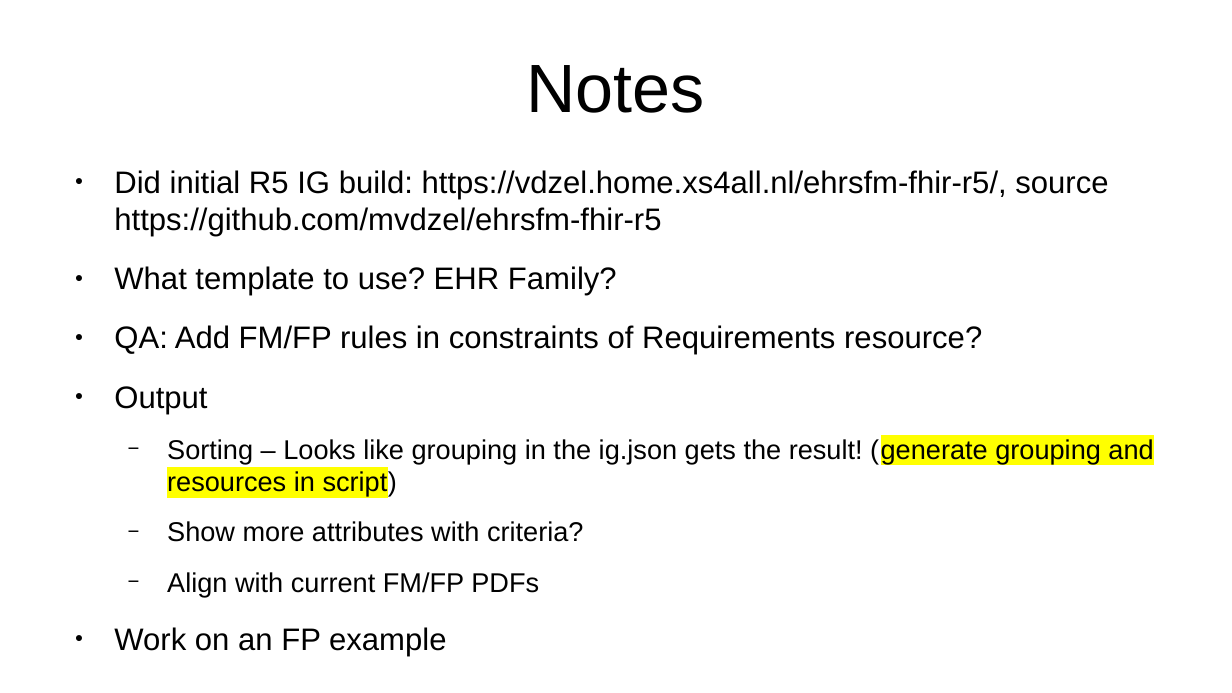
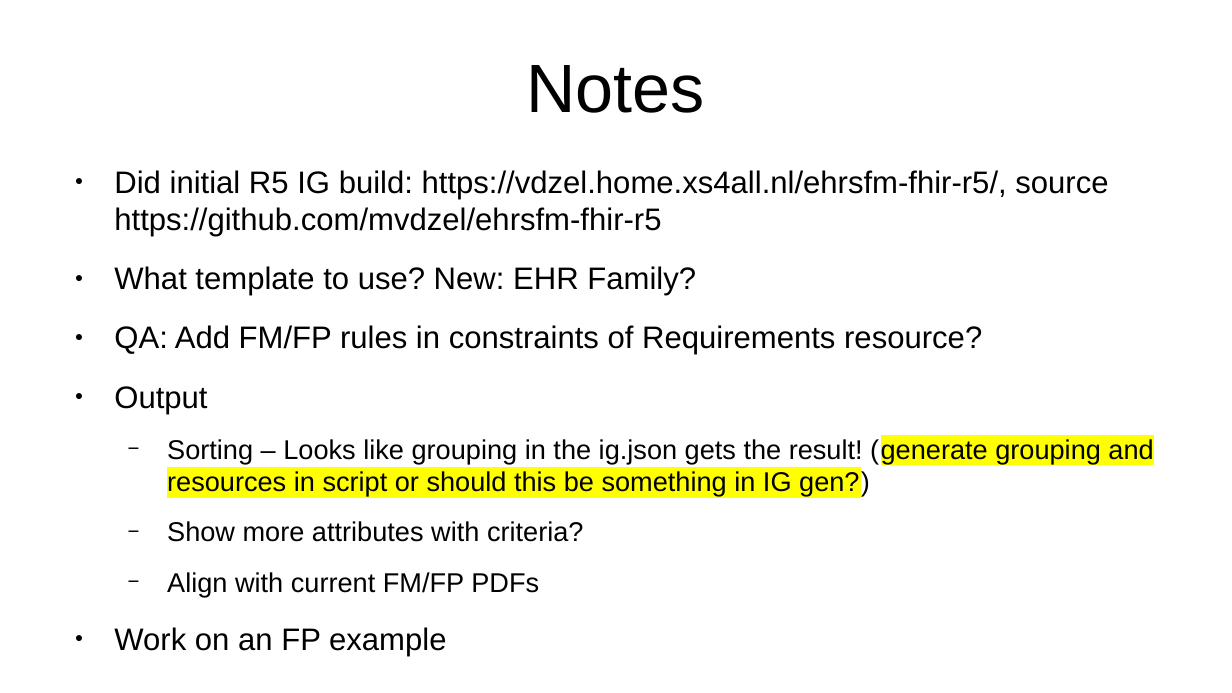
Before and after one commit to HL7/ehrsfm-ig, a slide deck: slide 5 of docs/ehrsfm-tool-fhir_MAY2023.odp (slide 2 before the commit). Drawn at 1232x693 pixels with LibreOffice and Linux fonts; fonts in the diff are those of the drawing. Boxes give left, top, right and bottom in pixels: in the first picture for what was removed or moved away, otherwise in the second. Text is boxed around its words. In the diff, an @@ line names an element or a change of style, - is before the commit and + after.

```diff
--- a/docs/ehrsfm-tool-fhir_MAY2023.odp
+++ b/docs/ehrsfm-tool-fhir_MAY2023.odp
@@ text at (114, 266, 696, 296): text changed @@
-● What template to use? EHR Family?
+● What template to use? New: EHR Family?
@@ text at (167, 438, 1153, 496): text changed @@
-  − Sorting – Looks like grouping in the ig.json gets the result! (generate grouping and resources in script)
+  − Sorting – Looks like grouping in the ig.json gets the result! (generate grouping and resources in script or should this be something in IG gen?)
```
Also in this commit, not shown: 1 other slide changed, 1 slide added, 5 other files.
